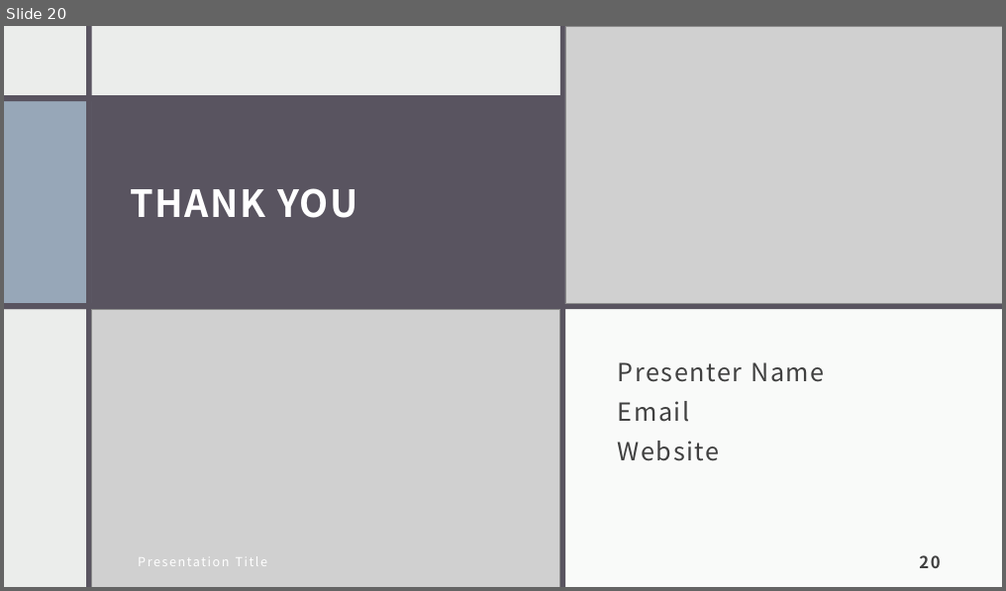
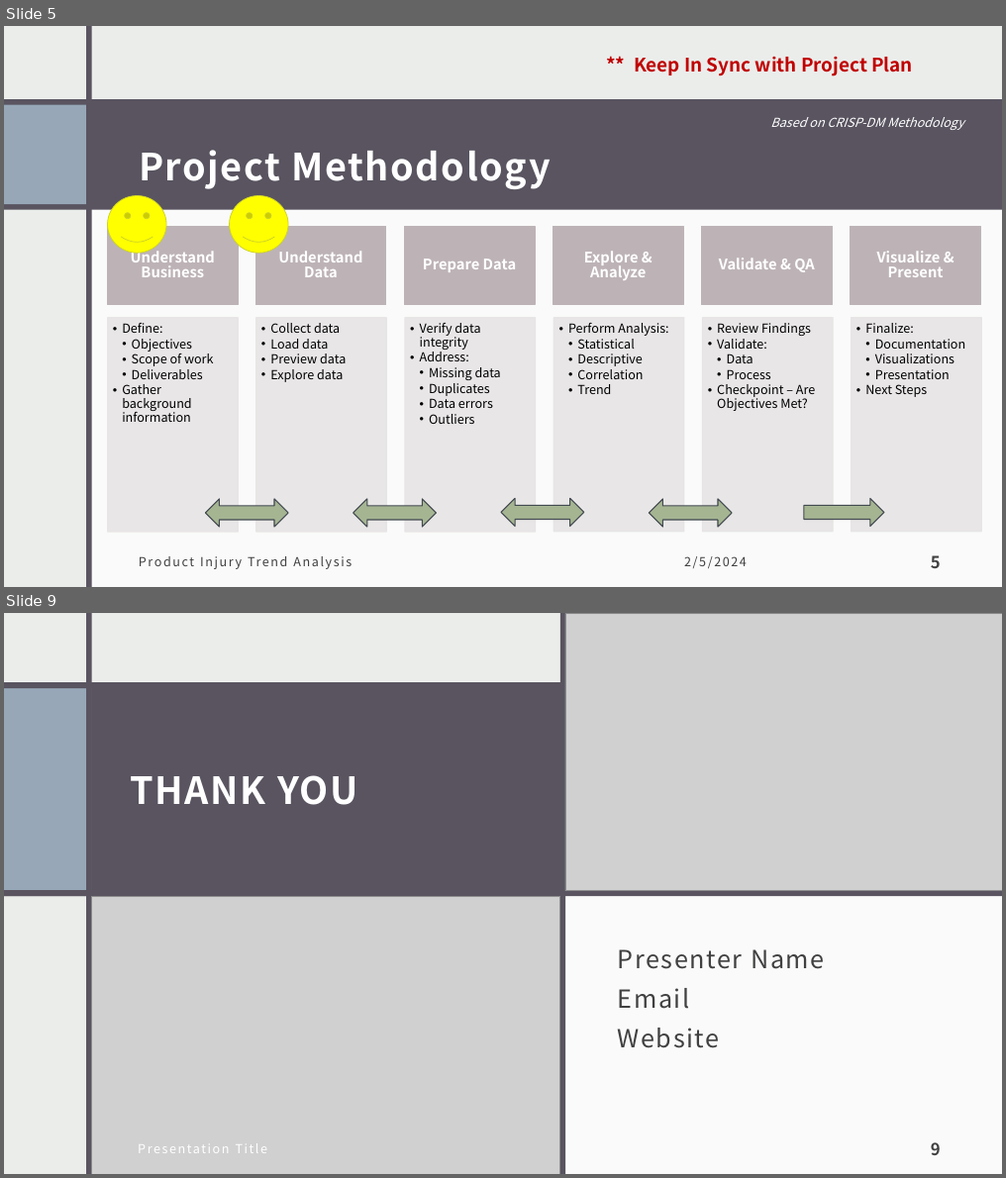
Before and after one commit to tamimcm416/product_injury, a slide deck: docs/Product Injuries.pptx. Shown one above the other, each under a label of ours: slide 20 before the commit, slides 5 and 9 after it; the slides between them are not shown. The pictures are 1006x591 and 1006x1178 pixels, drawn with LibreOffice and Linux fonts; fonts in the diff are those of the drawing; grey boxes stand for pictures. Boxes give left, top, right and bottom in pixels: in the first picture for what was removed or moved away, otherwise in the second. Text is boxed around its words. In the diff, an @@ line names an element or a change of style, - is before the commit and + after.

```diff
--- a/docs/Product Injuries.pptx
+++ b/docs/Product Injuries.pptx
@@ slide 5 added at box(4, 26, 1002, 587), background #EBEDEB; not listed: 3 template elements that a slide beside it also shows @@
@@ rectangle added at box(4, 26, 1002, 587), fill #EBEDEB @@
@@ text added at box(634, 56, 913, 76), 18 pt, text #C00000, bold @@
+** Keep In Sync with Project Plan
@@ rectangle added at box(4, 99, 1002, 209), fill #595460 @@
@@ rectangle added at box(4, 104, 86, 204), fill #97A7B8 @@
@@ text added at box(770, 117, 964, 130), 12 pt, text #FFFFFF, italic @@
+Based on CRISP-DM Methodology
@@ title added at box(139, 150, 550, 189), 36 pt, text #FFFFFF, bold @@
+Project Methodology
@@ rectangle added at box(89, 200, 1002, 587), fill #FFFFFF at 75% opacity @@
@@ smiley face added at box(107, 196, 166, 253), fill #FFFF00, outline #CED228 0.75 pt @@
@@ smiley face added at box(230, 196, 288, 253), fill #FFFF00, outline #CED228 0.75 pt @@
@@ group added at box(107, 227, 982, 532): 12 rectangles, 12 texts @@
+Understand Business
+  • Define:
+    • Objectives
+    • Scope of work
+    • Deliverables
+  • Gather background information
+Understand Data
+  • Collect data
+  • Load data
+  • Preview data
+  • Explore data
+Prepare Data
+  • Verify data integrity
+  • Address:
+    • Missing data
+    • Duplicates
+    • Data errors
+    • Outliers
+Explore & Analyze
+  • Perform Analysis:
+    • Statistical
+    • Descriptive
+    • Correlation
+    • Trend
+Validate & QA
+  • Review Findings
+  • Validate:
+    • Data
+    • Process
+  • Checkpoint – Are Objectives Met?
+Visualize & Present
+  • Finalize:
+    • Documentation
+    • Visualizations
+    • Presentation
+  • Next Steps
@@ left right arrow added at box(205, 499, 288, 527), fill #A5B592, outline #424951 1 pt @@
@@ left right arrow added at box(353, 499, 437, 527), fill #A5B592, outline #424951 1 pt @@
@@ left right arrow added at box(501, 498, 584, 526), fill #A5B592, outline #424951 1 pt @@
@@ left right arrow added at box(649, 499, 733, 527), fill #A5B592, outline #424951 1 pt @@
@@ right arrow added at box(804, 498, 884, 526), fill #A5B592, outline #424951 1 pt @@
@@ text added at box(130, 543, 599, 580), 12 pt, text #404040 @@
+Product Injury Trend Analysis
@@ text added at box(684, 557, 746, 569), 12 pt, text #404040 @@
+2/5/2024
@@ page number added at box(931, 556, 941, 569), 16 pt, text #404040, bold @@
+5
@@ what was slide 20 is now slide 9 @@
@@ page number at box(931, 1143, 941, 1156): text changed @@
-20
+9
```
Also in this commit, not shown: 5 slides changed, 5 other slides added, 14 slides removed, 1 other file.
